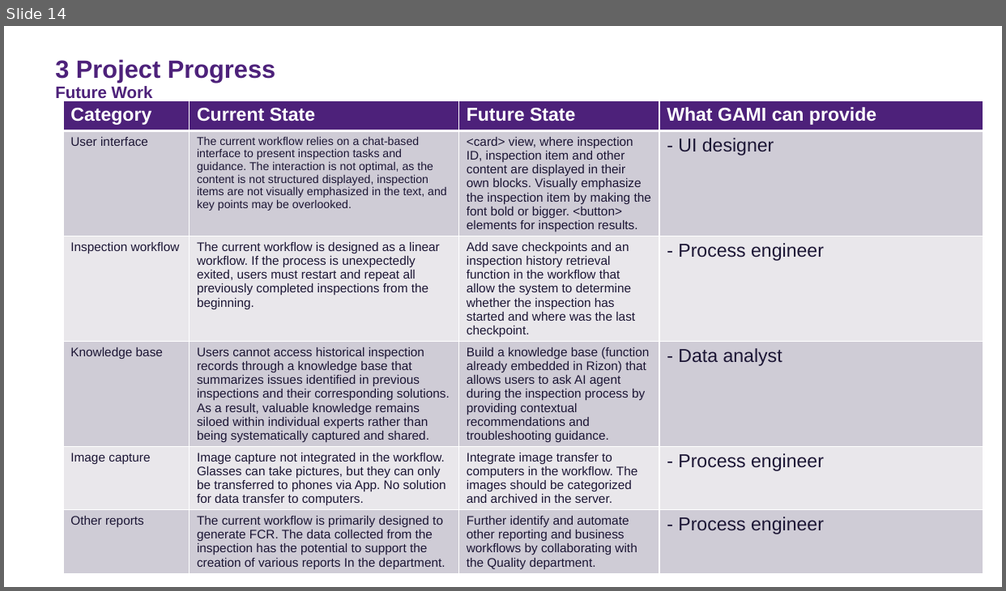
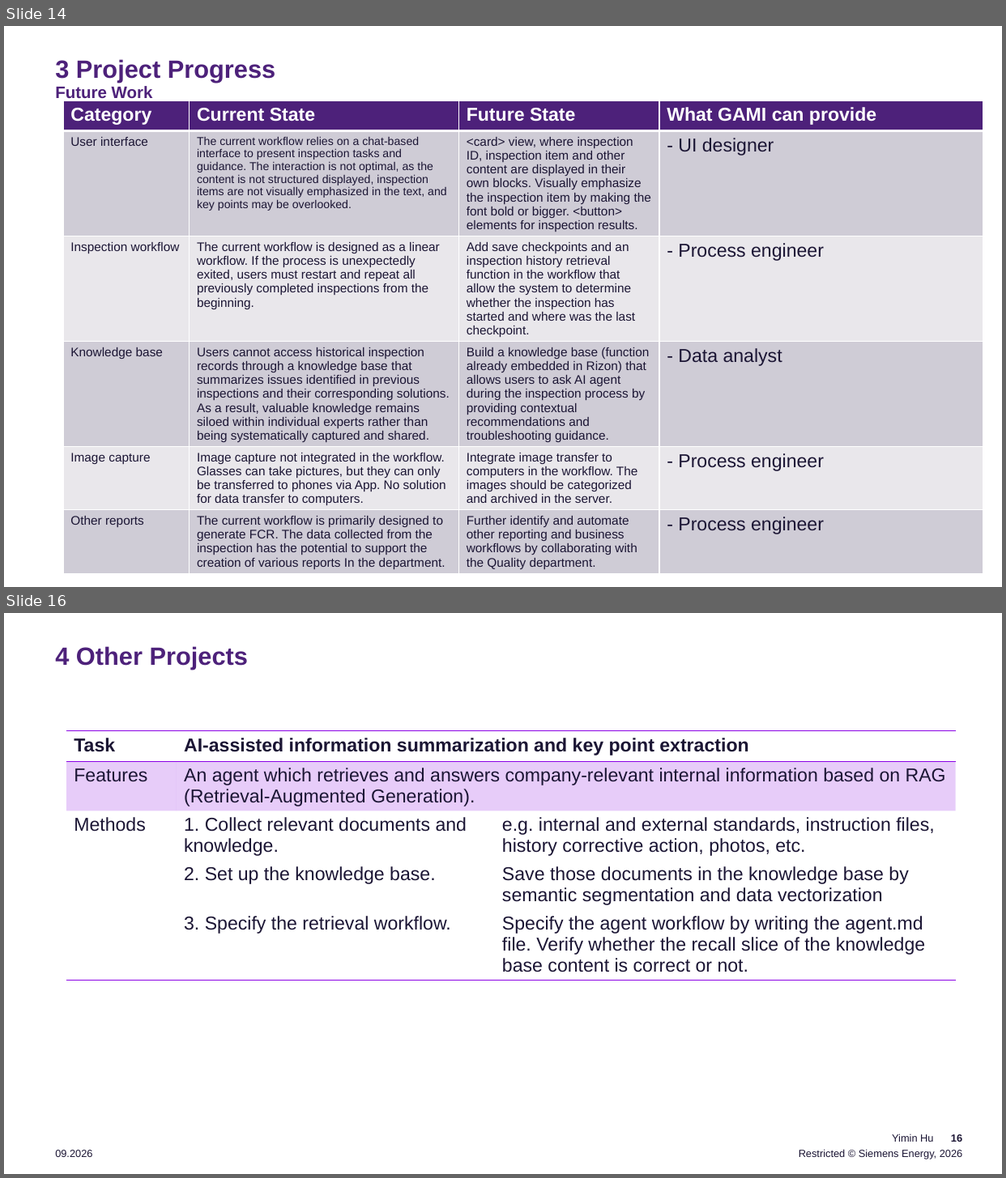
Before and after one commit to YiminHu26/fcr_ai_glasses, a slide deck: resources/presentation/AI Driven Quality Control.pptx. Shown one above the other, each under a label of ours: slide 14 before the commit, slides 14 and 16 after it; the slides between them are not shown. The pictures are 1006x591 and 1006x1178 pixels, drawn with LibreOffice and Linux fonts; fonts in the diff are those of the drawing. Boxes give left, top, right and bottom in pixels: in the first picture for what was removed or moved away, otherwise in the second. Text is boxed around its words. In the diff, an @@ line names an element or a change of style, - is before the commit and + after.

Commit message:
Updated slides with other projects chapter

```diff
--- a/resources/presentation/AI Driven Quality Control.pptx
+++ b/resources/presentation/AI Driven Quality Control.pptx
@@ slide 16 added at (4,613,1002,1174), background #FFFFFF @@
@@ title added at (55,646,248,670), 24 pt, text #4D217A, bold @@
+4 Other Projects
@@ table added at (66,731,956,994), 5 rows, 3 columns @@
+Task | AI-assisted information summarization and key point extraction | 
+Features | An agent which retrieves and answers company-relevant internal information based on RAG (Retrieval-Augmented Generation). | 
+Methods | 1. Collect relevant documents and knowledge. | e.g. internal and external standards, instruction files, history corrective action, photos, etc.
+ | 2. Set up the knowledge base. | Save those documents in the knowledge base by semantic segmentation and data vectorization
+ | 3. Specify the retrieval workflow. | Specify the agent workflow by writing the agent.md file. Verify whether the recall slice of the knowledge base content is correct or not.
@@ text added at (892,1134,933,1142), 10 pt, text #1B1534 @@
+Yimin Hu
@@ page number added at (951,1135,962,1142), 10 pt, text #1B1534, bold @@
+16
@@ text added at (55,1150,92,1157), 10 pt, text #1B1534 @@
+09.2026
@@ text added at (799,1149,963,1160), 10 pt, text #1B1534 @@
+Restricted © Siemens Energy, 2026
```
Also in this commit, not shown: 3 slides changed, 5 other slides added, 4 slides removed, 2 other files.
